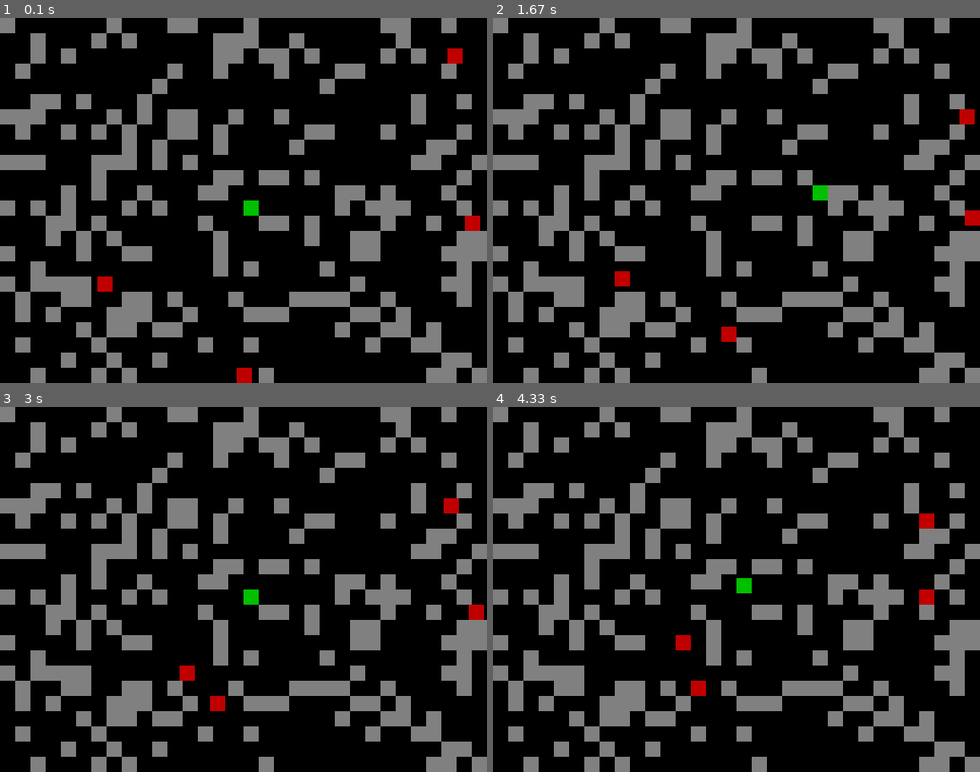
Above: before the commit, frames 1-4 (two rows, left to right).
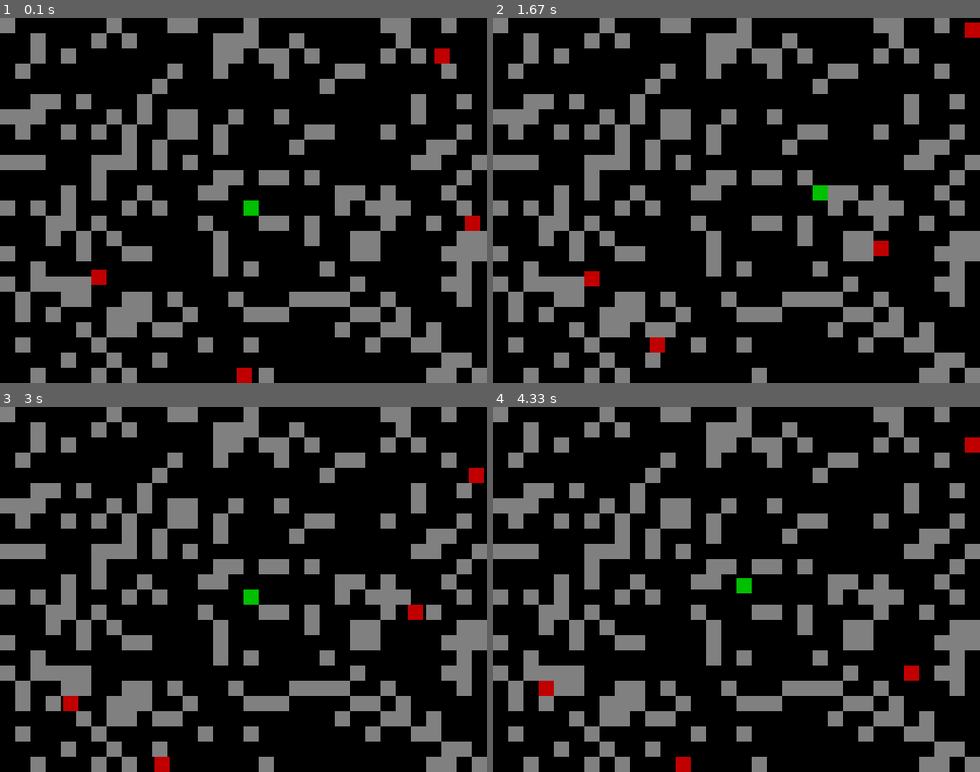
Above: after the commit, the same moments.

Repository: alekz/pygame-game
Game: pygame game, started from src/main.py
Same seed, same stepped clock (60 frames per second), same inputs: the game is played once before the commit and once after it. The source is Python 2; it was converted automatically to run under Python 3.
Inputs (mouse positions are in pixels of both pictures, inside the frame that each line leads up to):
- Up to frame 1 (0.1 s): no input
- Up to frame 2 (1.67 s): hold Right 0.33-0.8 s; move the mouse to (717, 215) at 0.37 s; hold Up 0.83-1.13 s; hold Right 1.17-1.63 s
- Up to frame 3 (3 s): hold Left 1.67-2.2 s; hold Down 2.23-2.53 s; hold Left 2.57-2.97 s
- Up to frame 4 (4.33 s): hold Up 3-3.37 s; hold Right 3.4-4.03 s; hold Down from 4.07 s (still down)

The runs differ from the first frame. In frame 1, 0.4% of the frame differs, in the area x 18-95%, y 8-75%; in frame 2, 1.0%, in the area x 18-100%, y 1-92%; in frame 3, 1.0%; in frame 4, 1.0%.

Commit message:
Change monsters' random movement behaviour; some refactoring

Diff:
--- /dev/null
+++ b/src/game/types/direction.py
@@ -0,0 +1,32 @@
+NONE = 0
+LEFT = 1
+RIGHT = 2
+UP = 4
+DOWN = 8
+
+directions = (LEFT, RIGHT, UP, DOWN)
+directions_with_none = (LEFT, RIGHT, UP, DOWN, NONE)
+opposites = { LEFT: RIGHT, RIGHT: LEFT, UP: DOWN, DOWN: UP, NONE: NONE }
+signs = { LEFT: -1, RIGHT: +1, UP: -1, DOWN: +1, NONE: 0 }
+indices = { LEFT: 0, RIGHT: 0, UP: 1, DOWN: 1, NONE: None }
+
+def get_opposite(direction):
+    return opposites[direction]
+
+def is_opposite(direction1, direction2):
+    return direction1 == get_opposite(direction2)
+
+def get_directions(with_none=False):
+    if with_none:
+        return directions_with_none
+    else:
+        return directions
+
+def get_sign(direction):
+    return signs[direction]
+
+def get_index(direction):
+    return indices[direction]
+
+def get_info(direction):
+    return (get_index(direction), get_sign(direction))
--- a/src/player.py
+++ b/src/player.py
@@ -1,11 +1,15 @@
 import random
 import pygame
+from game.types import direction
 
 class PlayerControls(object):
 
     def __init__(self, game):
         self.game = game
         self.player = None
+        self.init()
+
+    def init(self): pass
 
     def set_player(self, player):
         self.player = player
@@ -20,7 +24,7 @@
 class NoMovementControls(PlayerControls):
 
     def get_movement_direction(self):
-        return Player.STANDING
+        return direction.NONE
 
 
 class HumanPlayerControls(PlayerControls):
@@ -34,58 +38,70 @@
         key_up    = keys[pygame.K_UP]
         key_down  = keys[pygame.K_DOWN]
 
-        # Calculate the next movement state
-        states = [
-                  (key_left,  key_right, Player.LEFT,  Player.RIGHT ),
-                  (key_right, key_left,  Player.RIGHT, Player.LEFT  ),
-                  (key_up,    key_down,  Player.UP,    Player.DOWN  ),
-                  (key_down,  key_up,    Player.DOWN,  Player.UP    ),
+        # Calculate the next movement direction
+        directions = [
+                  (key_left,  key_right, direction.LEFT,  direction.RIGHT ),
+                  (key_right, key_left,  direction.RIGHT, direction.LEFT  ),
+                  (key_up,    key_down,  direction.UP,    direction.DOWN  ),
+                  (key_down,  key_up,    direction.DOWN,  direction.UP    ),
                   ]
 
-        for (key, opposite_key, direction, opposite_direction) in states:
+        for (key, opposite_key, current_direction, opposite_direction) in directions:
             if key and not opposite_key:
-                if self.player.state in (Player.STANDING, opposite_direction):
-                    return direction
+                if self.player.direction in (direction.NONE, opposite_direction):
+                    return current_direction
 
-        return Player.STANDING
+        return direction.NONE
 
 
 class RandomMovementControls(PlayerControls):
 
+    def init(self):
+        self.last_direction = direction.NONE
+
     def get_movement_direction(self):
 
-        if self.player.state == Player.STANDING:
+        new_direction = direction.NONE
+
+        if self.player.direction == direction.NONE:
 
             possible_directions = [
-                                   (Player.LEFT,  -1,  0),
-                                   (Player.RIGHT, +1,  0),
-                                   (Player.UP,     0, -1),
-                                   (Player.DOWN,   0, +1),
+                                   (direction.LEFT,  -1,  0),
+                                   (direction.RIGHT, +1,  0),
+                                   (direction.UP,     0, -1),
+                                   (direction.DOWN,   0, +1),
                                    ]
 
-            allowed_states = []
+            allowed_directions = []
 
-            for state, dx, dy in possible_directions:
+            for possible_direction, dx, dy in possible_directions:
                 location = (self.player.location[0] + dx, self.player.location[1] + dy)
                 if self.game.map.can_move_to(location):
-                    allowed_states.append(state)
+                    if possible_direction == self.last_direction:
+                        weight = 10
+                    elif possible_direction == direction.get_opposite(self.last_direction):
+                        weight = 1
+                    else:
+                        weight = 3
+                    allowed_directions.append((weight, possible_direction))
 
-            if allowed_states:
-                return random.choice(allowed_states)
+            if allowed_directions:
+                total_weight = sum(weight for weight, _ in allowed_directions)
+                r = random.randint(0, total_weight - 1)
+                for weight, new_direction in allowed_directions:
+                    if r < weight:
+                        break
+                    r -= weight
 
-        return Player.STANDING
+            self.last_direction = new_direction
+
+        return new_direction
 
 class Player(object):
 
-    STANDING = 0
-    LEFT = 1
-    RIGHT = 2
-    UP = 4
-    DOWN = 8
-
     def __init__(self, game, controls):
         self.game = game
-        self.state = Player.STANDING
+        self.direction = direction.NONE
         self.location = (0, 0) # Cell coordinates within a map
         self.offset = (0, 0) # Offset within a cell, -1.0..1.0
         self.speed = 5.0 # Cells per second
@@ -110,71 +126,35 @@
         return tuple(self._offset)
     offset = property(get_offset, set_offset)
 
-    def _get_opposite_direction(self, direction=None):
-        direction = direction or self.state
-        return {
-                Player.LEFT:  Player.RIGHT,
-                Player.RIGHT: Player.LEFT,
-                Player.UP:    Player.DOWN,
-                Player.DOWN:  Player.UP,
-                }.get(direction, direction)
-
-    def _is_opposite_direction(self, direction1, direction2):
-        return self._get_opposite_direction(direction1) == direction2
-
-    def _get_direction_sign(self, direction=None):
-        direction = direction or self.state
-        return {
-                Player.LEFT:  -1,
-                Player.RIGHT: +1,
-                Player.UP:    -1,
-                Player.DOWN:  +1,
-                }.get(direction, 0)
-
-    def _get_direction_index(self, direction=None):
-        direction = direction or self.state
-        return {
-                Player.LEFT:  0,
-                Player.RIGHT: 0,
-                Player.UP:    1,
-                Player.DOWN:  1,
-                }.get(direction)
-
-    def _get_direction_info(self, direction=None):
-        return (self._get_direction_index(direction), self._get_direction_sign(direction))
-
     def update(self, milliseconds):
 
         self.controls.update(milliseconds)
 
-        new_state = self.controls.get_movement_direction()
+        new_direction = self.controls.get_movement_direction()
 
-        if new_state != Player.STANDING:
+        if new_direction != direction.NONE:
 
-            if self.state == Player.STANDING:
+            if self.direction == direction.NONE:
                 # Start moving, but first check if it is allowed
                 new_location = self._location[:]
-                i, k = self._get_direction_info(new_state)
+                i, k = direction.get_info(new_direction)
                 new_location[i] += k
                 if not self.game.map.can_move_to(new_location):
-                    new_state = Player.STANDING
+                    new_direction = direction.NONE
                 else:
-                    self.state = new_state
+                    self.direction = new_direction
 
-            elif self._is_opposite_direction(new_state, self.state):
+            elif direction.is_opposite(new_direction, self.direction):
                 # Move to the opposite direction (should always be allowed)
-                # Direction   K  Before    After
-                # L -> R     -1  10; -0.2   9; +0.8
-                # R -> L     +1  10; +0.2  11; -0.8
-                i, k = self._get_direction_info()
+                i, k = direction.get_info(self.direction)
                 self._location[i] += k
                 self._offset[i] -= k
-                self.state = new_state
+                self.direction = new_direction
 
         # Move to one of directions
-        if self.state != Player.STANDING:
+        if self.direction != direction.NONE:
 
-            i, k = self._get_direction_info()
+            i, k = direction.get_info(self.direction)
 
             # Move a bit
             self._offset[i] += k * self.speed * milliseconds / 1000.0
@@ -189,7 +169,7 @@
                 # Check if further movement is possible: stop if key is not
                 # pressed anymore or if there is an obstacle
                 stop = False
-                if new_state == Player.STANDING:
+                if new_direction == direction.NONE:
                     stop = True
                 else:
                     new_location = self._location[:]
@@ -198,4 +178,4 @@
                         stop = True
                 if stop:
                     self._offset[i] = 0.0
-                    self.state = Player.STANDING
+                    self.direction = direction.NONE
Renamed: src/game.py -> src/main.py
